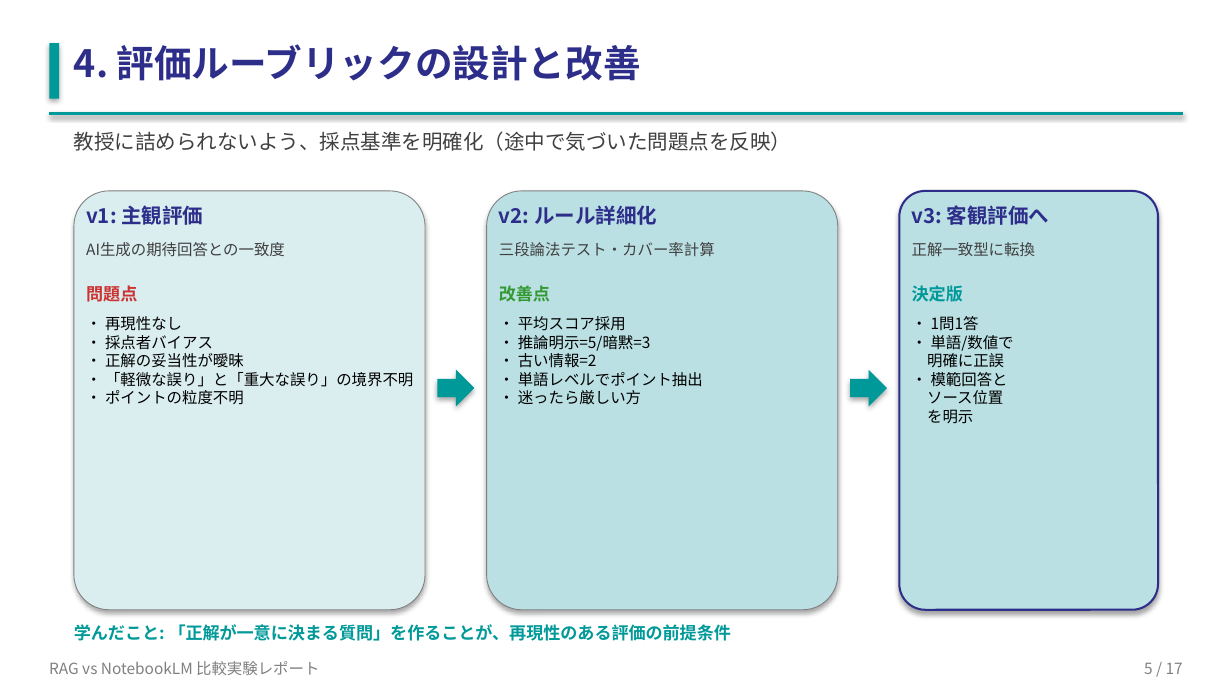
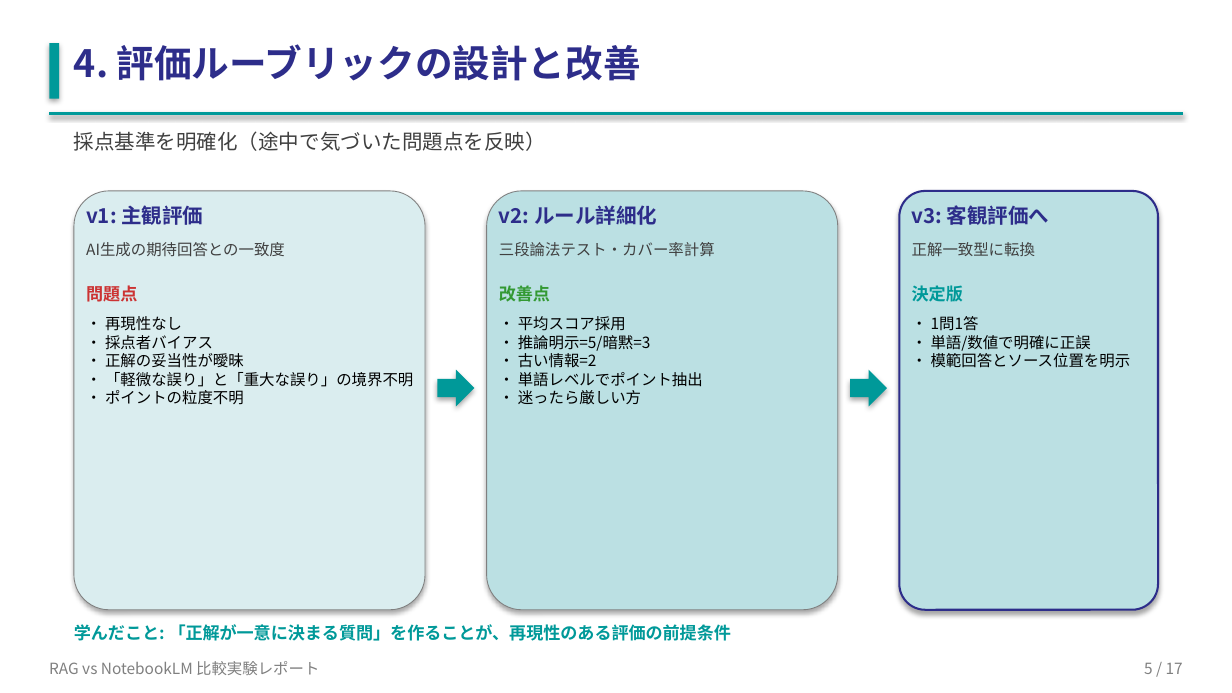
Before and after one commit to shogonakamura1/rag-comparison, a slide deck: slide 5 of RAG_vs_NotebookLM_report.pptx. Drawn at 1232x693 pixels with LibreOffice and Linux fonts; fonts in the diff are those of the drawing. Boxes give left, top, right and bottom in pixels: in the first picture for what was removed or moved away, otherwise in the second. Text is boxed around its words. In the diff, an @@ line names an element or a change of style, - is before the commit and + after.

```diff
--- a/RAG_vs_NotebookLM_report.pptx
+++ b/RAG_vs_NotebookLM_report.pptx
@@ text at box(74, 131, 546, 151): text changed @@
-教授に詰められないよう、採点基準を明確化（途中で気づいた問題点を反映）
+採点基準を明確化（途中で気づいた問題点を反映）
@@ text at box(912, 316, 1131, 368): spaces changed @@
-・ 1問1答
-・ 単語/数値で
-明確に正誤
-・ 模範回答と
-ソース位置
-を明示
+・ 1問1答
+・ 単語/数値で明確に正誤
+・ 模範回答とソース位置を明示
```
Also in this commit, not shown: 13 other slides changed, 5 other files.
